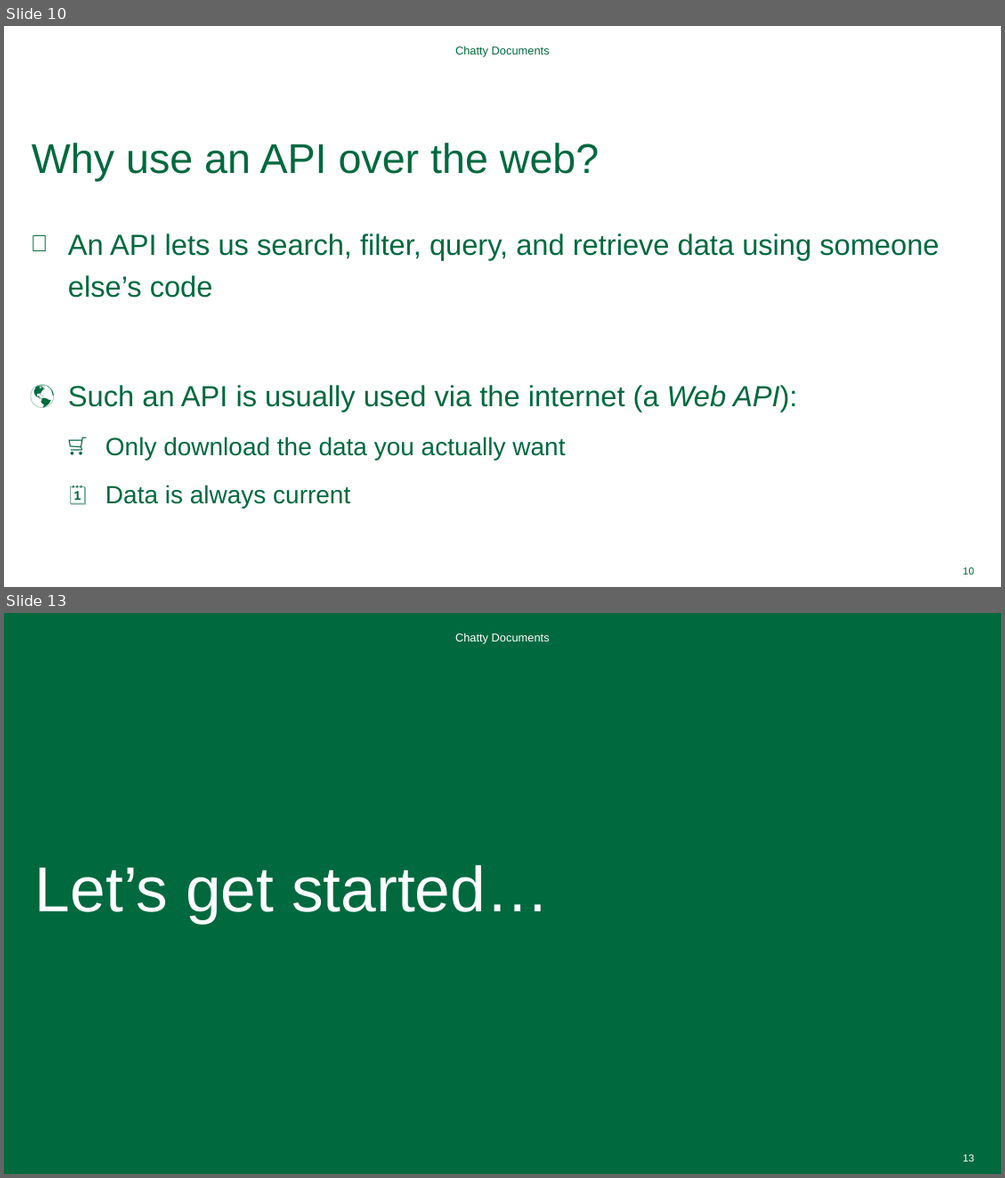
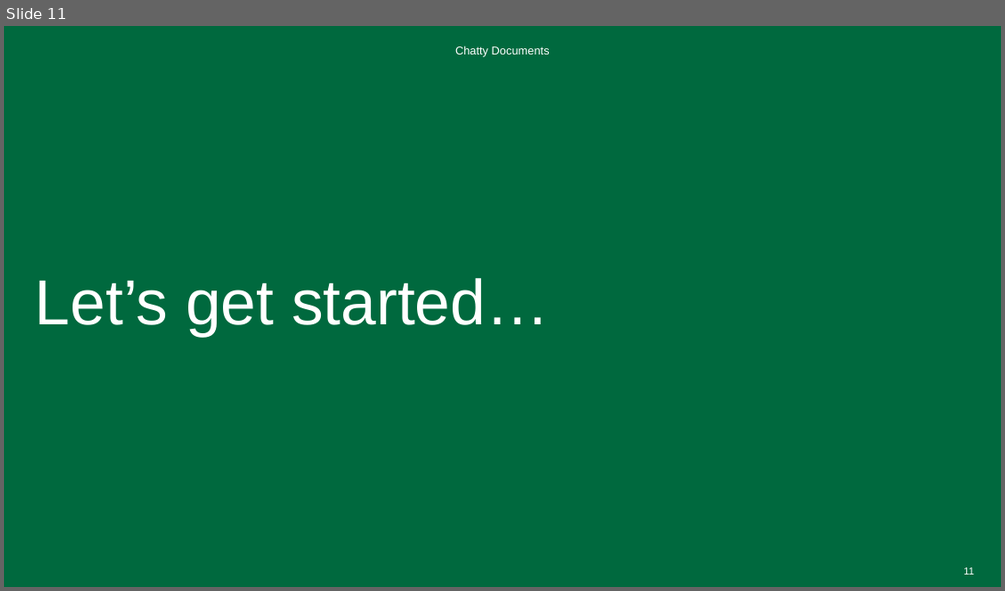
Before and after one commit to Dartmouth-Libraries/chatty-documents, a slide deck: ppt/chatty-documents.pptx. Shown one above the other, each under a label of ours: slides 10 and 13 before the commit, slide 11 after it; the slides between them are not shown. The pictures are 1005x1178 and 1005x591 pixels, drawn with LibreOffice and Linux fonts; fonts in the diff are those of the drawing; background and template pictures are left out. Boxes give left, top, right and bottom in pixels: in the first picture for what was removed or moved away, otherwise in the second. Text is boxed around its words. In the diff, an @@ line names an element or a change of style, - is before the commit and + after.

```diff
--- a/ppt/chatty-documents.pptx
+++ b/ppt/chatty-documents.pptx
@@ slide 10 removed at box(4, 26, 1001, 587), background #FFFFFF @@
@@ text removed at box(455, 46, 550, 56) @@
-Chatty Documents
@@ title removed at box(32, 143, 599, 182) @@
-Why use an API over the web?
@@ text removed at box(68, 233, 938, 507) @@
-🧰 An API lets us search, filter, query, and retrieve data using someone else’s code
-🌎 Such an API is usually used via the internet (a Web API):
-  🛒 Only download the data you actually want
-  🗓️ Data is always current
@@ page number removed at box(963, 567, 974, 574) @@
-10
@@ what was slide 13 is now slide 11 @@
@@ page number at box(963, 567, 974, 574): text changed @@
-13
+11
```
Also in this commit, not shown: 6 slides changed, 4 slides added, 3 other slides removed, 2 other files.
